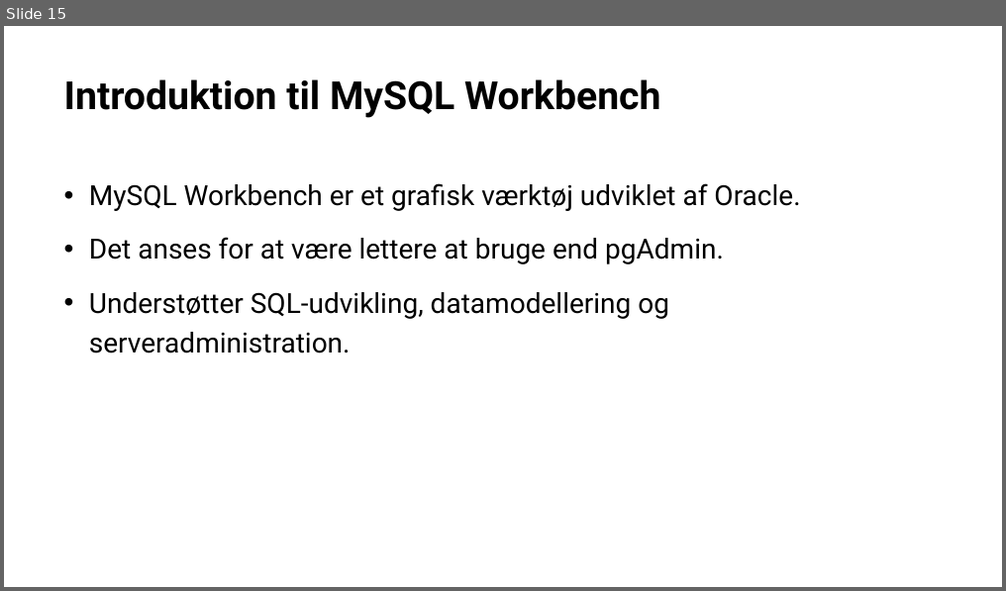
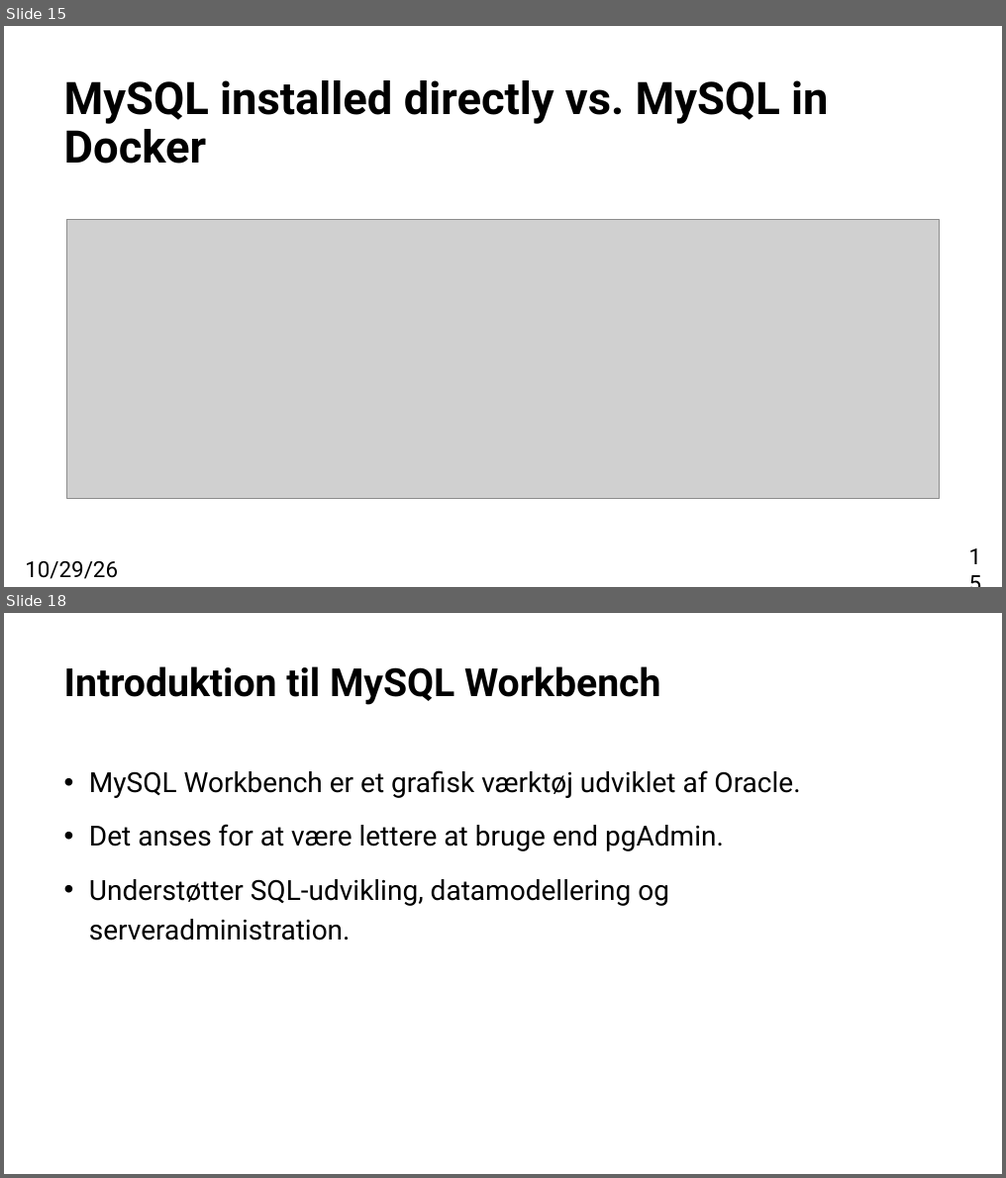
Before and after one commit to xiaoleibi/DMU26, a slide deck: DBPPT/DB Gang1og2.pptx. Shown one above the other, each under a label of ours: slide 15 before the commit, slides 15 and 18 after it; the slides between them are not shown. The pictures are 1006x591 and 1006x1178 pixels, drawn with LibreOffice and Linux fonts; fonts in the diff are those of the drawing; grey boxes stand for pictures. Boxes give left, top, right and bottom in pixels: in the first picture for what was removed or moved away, otherwise in the second. Text is boxed around its words. In the diff, an @@ line names an element or a change of style, - is before the commit and + after.

```diff
--- a/DBPPT/DB Gang1og2.pptx
+++ b/DBPPT/DB Gang1og2.pptx
@@ slide 15 added at (x1=4, y1=26, x2=1002, y2=587), background #FFFFFF @@
@@ title added at (x1=64, y1=80, x2=828, y2=164), 32.4 pt, text #000000, bold @@
+MySQL installed directly vs. MySQL in Docker
@@ picture added at (x1=67, y1=220, x2=939, y2=499) @@
@@ page number added at (x1=956, y1=554, x2=991, y2=583), 16 pt, text #000000 @@
+15
@@ text added at (x1=25, y1=562, x2=118, y2=579), 16 pt, text #000000 @@
+10/29/26
@@ what was slide 15 is now slide 18 @@
```
Also in this commit, not shown: 7 slides changed, 3 other slides added, 2 other files.
